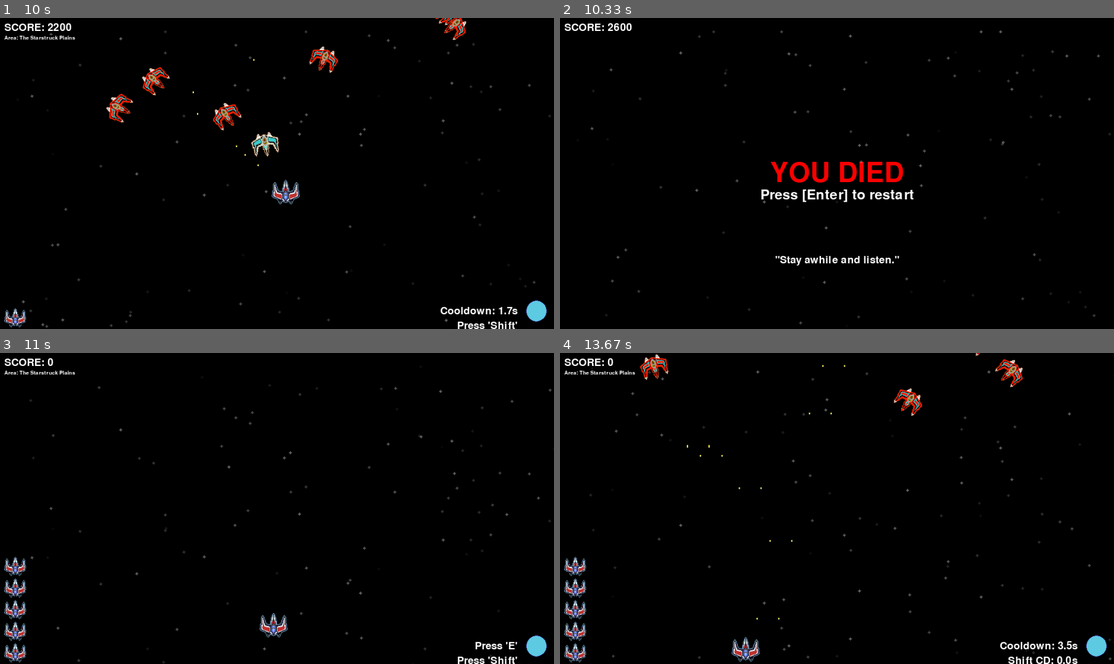
Above: before the commit, frames 1-4 (two rows, left to right).
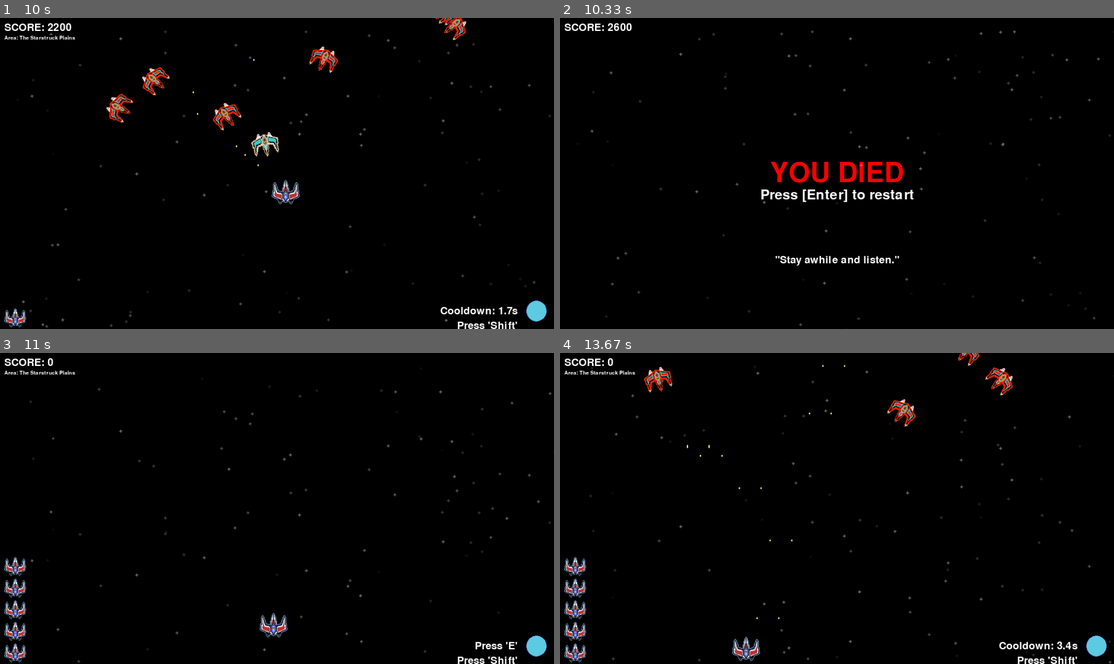
Above: after the commit, the same moments.

Repository: woelffer/gamedemo
Game: pygame game, started from pygamedemo.py
Two runs of this game, one before a commit and one after it. Both use one fixed random seed, a clock stepped at 60 frames per second and the inputs below.
Inputs:
- Up to frame 1 (10 s): tap Enter at 0.33 s; tap Space at 0.67, 1.07, 1.37, 1.63, 1.97, 2.27, 2.4, 2.8, 3.1, 3.47, 3.87, 4.17, 4.37, 4.67, 4.87, 5.2, 5.5, 5.7, 6, 6.27, 6.6, 6.9, 7.03, 7.43, 7.73, 8.1, 8.5, 8.8, 9, 9.3, 9.5, 9.83 s; hold A 1-1.53 s; tap E at 1.15, 2.48, 3.95, 5.28, 6.68, 8.18, 9.58 s; hold S 1.57-1.87 s; hold A 1.9-2.3 s; tap Shift at 2.05, 3.55, 4.95, 6.35, 7.52, 9.08 s; hold W 2.33-2.7 s; hold D 2.73-3.37 s; hold S 3.4-3.77 s; hold A 3.8-4.27 s; hold D 4.3-4.77 s; hold W 4.8-5.1 s; hold D 5.13-5.6 s; hold A 5.63-6.17 s; hold S 6.2-6.5 s; hold A 6.53-6.93 s; hold W 6.97-7.33 s; hold D 7.37-8 s; hold S 8.03-8.4 s; hold A 8.43-8.9 s; hold D 8.93-9.4 s; hold W 9.43-9.73 s; hold D from 9.77 s (still down)
- Up to frame 2 (10.33 s): tap Space at 10.13 s; release D at 10.23 s; hold A from 10.27 s (still down)
- Up to frame 3 (11 s): tap Space at 10.33, 10.63 s; tap Shift at 10.42 s; release A at 10.8 s; tap Enter at 10.83 s
- Up to frame 4 (13.67 s): hold S 11.17-11.47 s; tap Space at 11.23, 11.57, 11.87, 12, 12.4, 12.7, 13.07, 13.47 s; hold A 11.5-11.9 s; tap Shift at 11.65, 13.15 s; hold W 11.93-12.3 s; tap E at 12.08, 13.55 s; hold D 12.33-12.97 s; hold S 13-13.37 s; hold A from 13.4 s (still down)

Frame 1 is identical in both runs. In frame 2, 0.4% of the frame differs, in the area x 5-100%, y 3-100%; in frame 3, 0.4%; in frame 4, 2.3%, in the area x 5-100%, y 0-100%.

Commit message:
Updated the functionality of the Level class.  Moved the End Screen and Title Screen scenes into their respective functions.  Tried to remove as much duplication from pygamedemo.

Diff:
--- a/HUD.py
+++ b/HUD.py
@@ -68,8 +68,8 @@
         shift_text_rect.centery = circle_icon_pos[1] + icon_size // 2 + text_rect.height + padding
         screen.blit(shift_text_surface, shift_text_rect)
 
-    def update_score(self):
-        self.score += 200
+    def update_score(self, amount):
+        self.score += amount
 
     def draw_score(self, screen):
         screen_width, screen_height = screen.get_size()
--- a/Levels.py
+++ b/Levels.py
@@ -1,20 +1,122 @@
 import pygame
+import sys
+import HUD  # Assuming you have an HUD module
+import json
+import random
+
+class Levels:
+    def __init__(self, stars, screen, screen_width, screen_height, title_screen_img, clock, hud):
+        self.stars = stars
+        self.screen = screen
+        self.screen_width = screen_width
+        self.screen_height = screen_height
+        self.title_screen_img = title_screen_img
+        self.clock = clock
+        self.hud = hud
+        # Load font for the title screen prompt
+        self.prompt_font = pygame.font.Font('freesansbold.ttf', 28)
+
+    def TitleScreen(self):
+        prompt_text = self.prompt_font.render('Press [Enter] to Start', True, (255, 255, 255))
+        prompt_rect = prompt_text.get_rect(center=(self.screen_width // 2, self.screen_height // 2 + 100))
+
+        title_screen_active = True
+
+        while title_screen_active:
+            for event in pygame.event.get():
+                if event.type == pygame.QUIT:
+                    pygame.quit()
+                    sys.exit()
+                elif event.type == pygame.KEYDOWN:
+                    if event.key == pygame.K_RETURN:  # Enter to start
+                        title_screen_active = False
+
+            # Clear screen
+            self.screen.fill((0, 0, 0))
+
+            # Update and draw stars
+            for star in self.stars:
+                star.move(1 / 60.0)  # Use a fixed dt for consistent movement
+                star.draw(self.screen)
+
+            # Draw Title
+            self.screen.blit(self.title_screen_img, (self.screen_width // 2 - self.title_screen_img.get_width() // 2,
+                                                     self.screen_height // 2 - self.title_screen_img.get_height() // 2))
+
+            # Draw the "Press [Enter] prompt"
+            self.screen.blit(prompt_text, prompt_rect)
+
+            # Update display
+            pygame.display.flip()
+
+            self.clock.tick(60)
 
 
+    def EndScreen(self, player_model, lives_model, bullets, enemies, time_since_last_spawn, time_since_last_shot, hud):
+
+        #Load quotes from JSON file
+        with open('assets/quotes.json') as f:
+            quotes_data = json.load(f)
+
+        #Extract quotes array
+        quotes = quotes_data['quotes']
+
+        #Select a random quote
+        random_quote = random.choice(quotes)
+
+        game_over = True
+        while game_over:
+            for event in pygame.event.get():
+                if event.type == pygame.QUIT:
+                    pygame.quit()
+                    sys.exit()
+                elif event.type == pygame.KEYDOWN:
+                    if event.key == pygame.K_RETURN:
+                        # Reset game state
+                        player_model.reset()
+                        lives_model.reset()
+                        print(f"Hud reset Score before reset: {self.hud.score}")
+                        self.hud.reset()
+                        print(f"Hud reset Score after:  {self.hud.score}")
+                        bullets.clear()
+                        enemies.clear()
+                        game_over = False
+                        # Reset time variables
+                        self.time_since_last_spawn = 0
+                        self.time_since_last_shot = 0
 
 
+                        break
+
+            self.screen.fill((0, 0, 0))
+            game_over_font = pygame.font.Font('freesansbold.ttf', 64)
+            game_over_text = game_over_font.render('YOU DIED', True, (255, 0, 0))
+            game_over_rect = game_over_text.get_rect(center=(self.screen_width // 2, self.screen_height // 2))
+            self.screen.blit(game_over_text, game_over_rect)
+            self.screen.blit(self.hud.draw_score(self.screen), self.hud.score_rect_pos)
+
+                # Draw "Press [Enter] to restart" prompt
+            prompt_font = pygame.font.Font('freesansbold.ttf', 32)
+            prompt_text = prompt_font.render('Press [Enter] to restart', True, (255, 255, 255))
+            prompt_rect = prompt_text.get_rect(center=(self.screen_width // 2, self.screen_height // 2 + 50))
+            self.screen.blit(prompt_text, prompt_rect)
+
+            # Display random quote
+            quote_font = pygame.font.Font('freesansbold.ttf', 24)
+            quote_text = quote_font.render(random_quote, True, (255, 255, 255))
+            quote_rect = quote_text.get_rect(center=(self.screen_width // 2, self.screen_height // 2 + 200))
+            self.screen.blit(quote_text, quote_rect)
+
+            #Update and draw stars
+            for star in self.stars:
+                star.move(1/60.0) #Use a fixed dt for consistent movement
+                star.draw(self.screen)
 
 
-class Levels(object):
-    def __init__(self):
-        pass
+            pygame.display.flip()
 
+            self.clock.tick(60)
 
-    def TitleScreen():
-        pass
-
-    def EndScreen():
-        pass
 
     def Stepper():
         pass
--- a/pygamedemo.py
+++ b/pygamedemo.py
@@ -7,6 +7,7 @@
 import HUD
 import random
 import math
+import Levels
 import json
 from pygame import mixer
 
@@ -22,21 +23,10 @@
 
 pygame.init()
 
-#Load quotes from JSON file
-with open('assets/quotes.json') as f:
-    quotes_data = json.load(f)
-
-#Extract quotes array
-quotes = quotes_data['quotes']
-
-#Select a random quote
-random_quote = random.choice(quotes)
-
-
 #LOad title screen image
 title_screen_img = pygame.image.load('assets/Title_Screen_nobg.png')
 
-
+clock = pygame.time.Clock()
 #Screen Dimensions
 screen_width, screen_height = 1280, 720
 pygame.display.set_caption("Aerials")
@@ -50,6 +40,7 @@
 enemies = [Enemy.Enemy(0, 0), Enemy.Enemy(400, 0), Enemy.Enemy(600, 0)]  # List of enemies
 lives_model = Lives.Lives()
 
+
 #Bullet initialize
 bullet_speed = -500
 bullets = []
@@ -62,7 +53,7 @@
 time_since_last_shot = 0
 
 
-clock = pygame.time.Clock()
+
 running = True
 game_over = False # Flag to track game over state
 
@@ -81,44 +72,8 @@
      new_enemy = Enemy.Enemy(x_pos, y_pos)
      enemies.append(new_enemy)
 
-# Load font for the title screen prompt
-prompt_font = pygame.font.Font('freesansbold.ttf', 28)
-prompt_text = prompt_font.render('Press [Enter] to Start', True, HUD_model.WHITE)
-prompt_rect = prompt_text.get_rect(center=(screen_width // 2, screen_height // 2 + 100))
-
-#Title Screen Loop
-
-title_screen_active = True
-
-while title_screen_active:
-    for event in pygame.event.get():
-        if event.type == pygame.QUIT:
-            pygame.quit()
-            exit()
-        elif event.type == pygame.KEYDOWN:
-            if event.key == pygame.K_RETURN: #Enter to start
-                title_screen_active = False
-
-    #Clear screen
-    screen.fill((0,0,0))
-
-    #Update and draw stars
-    for star in stars:
-        star.move(1/60.0) #Use a fixed dt for consistent movement
-        star.draw(screen)
-
-    #Draw Title
-    screen.blit(title_screen_img, (screen_width // 2 - title_screen_img.get_width() // 2,
-                                   screen_height // 2 - title_screen_img.get_height() // 2))
-
-    #Draw the "Press [Enter] prompt"
-    screen.blit(prompt_text, prompt_rect)
-
-    #Update display
-    pygame.display.flip()
-
-    clock.tick(60)
-
+level = Levels.Levels(stars, screen, screen_width, screen_height, title_screen_img, clock, HUD_model)
+level.TitleScreen()
 
 
 
@@ -214,8 +169,6 @@
 
     #update the player's state and animations
 
-    #screen.blit(player_model.player_img, (player_model.pos_x, player_model.pos_y))
-
     player_model.update_position(dt)
 
     #Draw player and the line
@@ -233,7 +186,7 @@
         enemy.play_sound()
         enemy.sound_played = True #Set flag to indicat the sound has been playedS
         enemies.remove(enemy)
-        HUD_model.update_score()
+        HUD_model.update_score(200)
 
     #Update and draw stars
     for star in stars:
@@ -264,62 +217,13 @@
 
 
     if player_model.lives <= 0:
-        game_over = True
+        level.EndScreen(player_model, lives_model, bullets, enemies, time_since_last_spawn, time_since_last_shot, HUD_model)
+
+        # Optionally break out of the loop after game over handling
+        #running = False
 
     pygame.display.flip()
 
     clock.tick(60)
-    #print(clock.get_fps())
-    #Game over screen
-
-    while game_over:
-        for event in pygame.event.get():
-            if event.type == pygame.QUIT:
-                running = False
-                game_over = False
-            elif event.type == pygame.KEYDOWN:
-                if event.key == pygame.K_RETURN:
-                    # Reset game state
-                    player_model.reset()
-                    lives_model.reset()
-                    HUD_model.reset()
-                    bullets.clear()
-                    enemies.clear()
-                    game_over = False
-                    # Reset time variables
-                    time_since_last_spawn = 0
-                    time_since_last_shot = 0
-
-                    random_quote = random.choice(quotes)
-
-        screen.fill((0, 0, 0))
-        game_over_font = pygame.font.Font('freesansbold.ttf', 64)
-        game_over_text = game_over_font.render('YOU DIED', True, (255, 0, 0))
-        game_over_rect = game_over_text.get_rect(center=(screen_width // 2, screen_height // 2))
-        screen.blit(game_over_text, game_over_rect)
-        screen.blit(HUD_model.draw_score(screen), HUD_model.score_rect_pos)
-
-            # Draw "Press [Enter] to restart" prompt
-        prompt_font = pygame.font.Font('freesansbold.ttf', 32)
-        prompt_text = prompt_font.render('Press [Enter] to restart', True, (255, 255, 255))
-        prompt_rect = prompt_text.get_rect(center=(screen_width // 2, screen_height // 2 + 50))
-        screen.blit(prompt_text, prompt_rect)
-
-        # Display random quote
-        quote_font = pygame.font.Font('freesansbold.ttf', 24)
-        quote_text = quote_font.render(random_quote, True, (255, 255, 255))
-        quote_rect = quote_text.get_rect(center=(screen_width // 2, screen_height // 2 + 200))
-        screen.blit(quote_text, quote_rect)
-
-         #Update and draw stars
-        for star in stars:
-            star.move(1/60.0) #Use a fixed dt for consistent movement
-            star.draw(screen)
-
-
-        pygame.display.flip()
-
-        clock.tick(60)
-
 
 pygame.quit()
